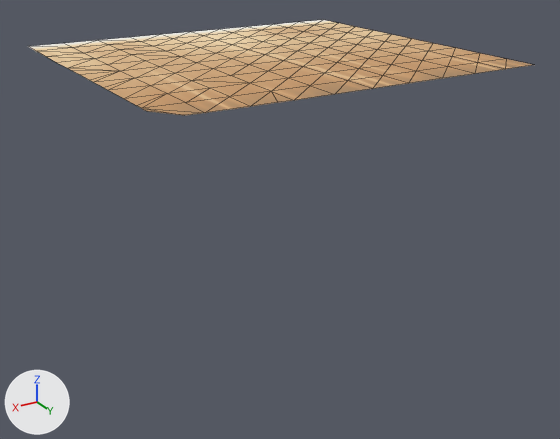
An edit to the FBX model Assets/Models/Collection Room/Fountain Cloth 2_1.fbx, drawn before and after from the same camera.
Before and after are seen from a 50 mm camera at (-0.796, 1.179, 0.442) aimed at (-1.087, 0.695, 0.2). Lighting does not change. The marker at lower left points along +X, +Y and +Z. Mesh edges are drawn as thin lines. Where no turn or scale is listed for an object, it has been applied to the vertices.
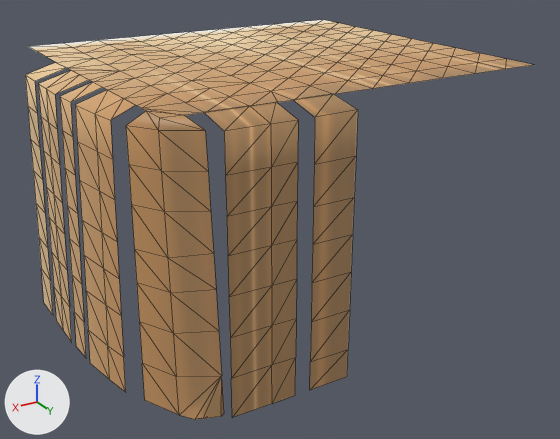
Edits to the scene script, one JSON object a line:
```json
{"op": "add", "block": "me_mesh_001", "code": ["me_mesh_001 = bpy.data.meshes.new('Mesh.001')", "me_mesh_001.from_pydata(...)  # 166 vertices, 181 faces; spans x -0.073..0.074, y -0.109..0.109, z -0.099..0.098", "me_mesh_001.materials.append(mat_lambert1)  # picture img_candle_wax_jpg"]}
{"op": "add", "block": "ob_polysurface4", "code": ["ob_polysurface4 = bpy.data.objects.new('polySurface4', me_mesh_001)", "ob_polysurface4.location = (-0.9916, 0.7119, 0.228)"]}
```

Pixel boxes [x1, y1, x2, y2] of what changed, in the pictures (560 x 439 px):
```json
{"object": "polySurface4", "change": "added", "after": [25, 62, 358, 419], "on screen": "brown"}
```
